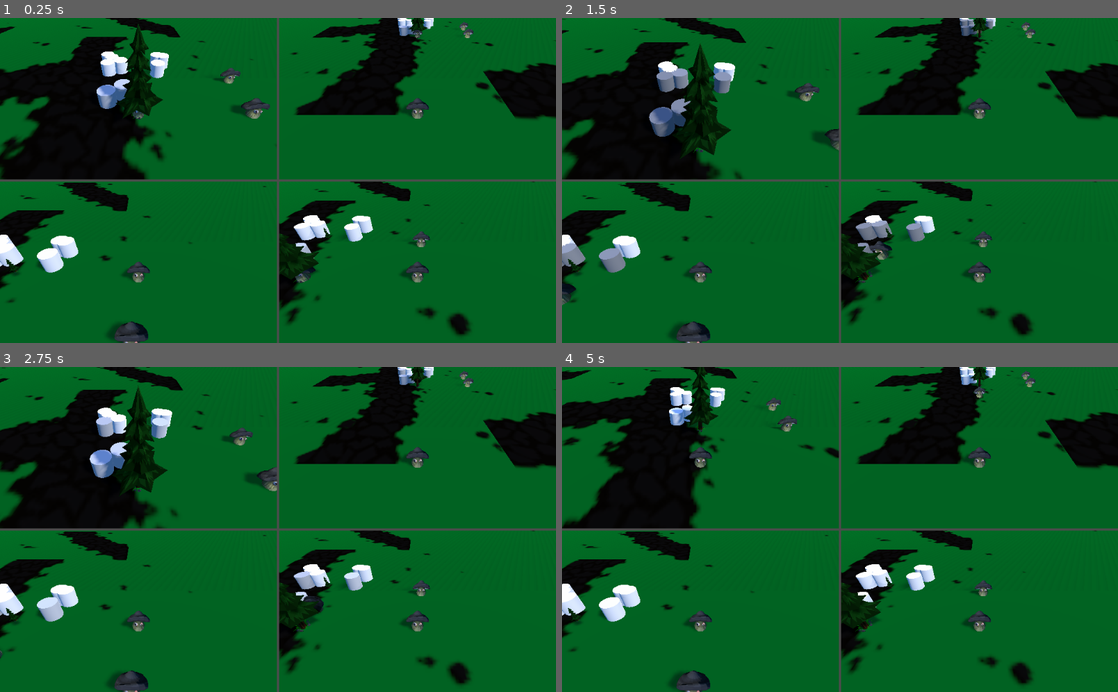
Above: before the commit, frames 1-4 (two rows, left to right).
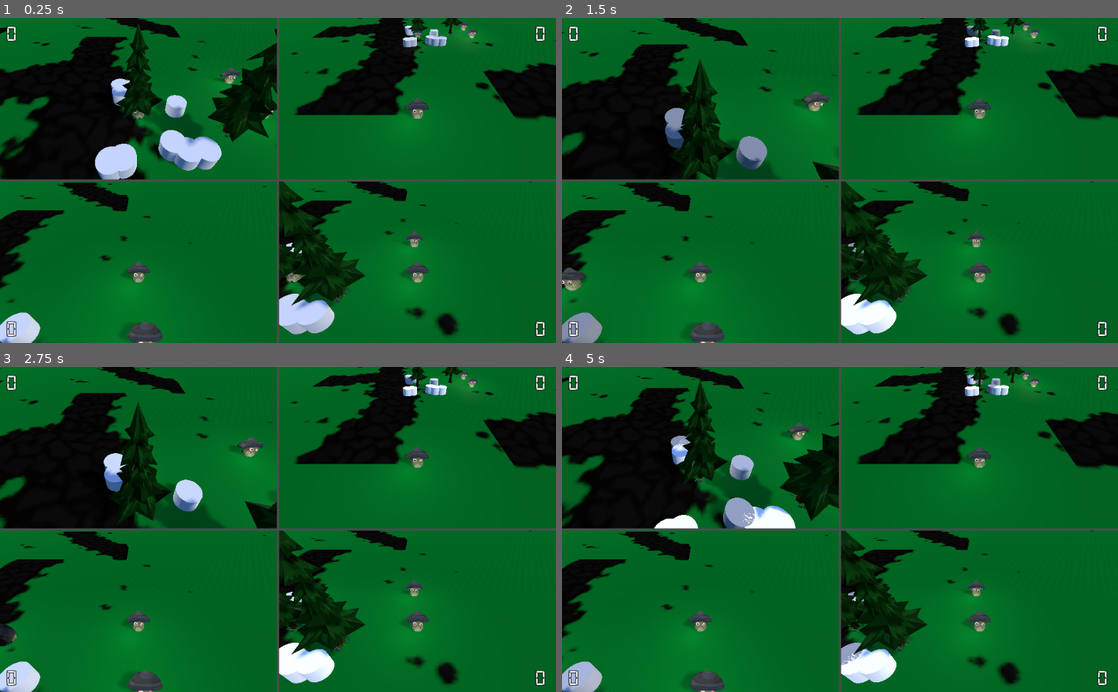
Above: after the commit, the same moments.

Repository: JohnMeadow1/ShroomDoom
Game: Godot game, scene res://viewports/viewports.tscn
Same seed, same stepped clock (60 frames per second), same inputs: the game is played once before the commit and once after it.
Inputs (mouse positions are in pixels of both pictures, inside the frame that each line leads up to):
- Up to frame 1 (0.25 s): no input
- Up to frame 2 (1.5 s): move the mouse to (962, 164) at 0.52 s; hold Up (move_up_p1) 0.53-1.28 s; move the mouse to (728, 196) at 1.27 s; hold Down (move_down_p1) from 1.28 s (still down)
- Up to frame 3 (2.75 s): move the mouse to (333, 458) at 2.02 s; release Down (move_down_p1) at 2.03 s; hold Up (move_up_p1) from 2.03 s (still down)
- Up to frame 4 (5 s): move the mouse to (812, 594) at 2.77 s; move the mouse to (1006, 578) at 3.52 s; release Up (move_up_p1) at 3.53 s; hold Down (move_down_p1) from 3.53 s (still down); move the mouse to (673, 480) at 4.27 s

The runs differ from the first frame. In frame 1, 14% of the frame differs, in the area x 0-99%, y 0-100%; in frame 2, 14%; in frame 3, 14%; in frame 4, 18%.

Commit message:
Gui

Diff:
--- /dev/null
+++ b/source/GUI/GUI.tscn
@@ -0,0 +1,192 @@
+[gd_scene load_steps=3 format=2]
+
+[ext_resource path="res://font/digital-7 (mono).ttf" type="DynamicFontData" id=1]
+
+[sub_resource type="DynamicFont" id=1]
+
+size = 40
+use_mipmaps = false
+use_filter = false
+font_data = ExtResource( 1 )
+_sections_unfolded = [ "Font", "Settings" ]
+
+[node name="GUI" type="CanvasLayer"]
+
+layer = 1
+offset = Vector2( 0, 0 )
+rotation = 0.0
+scale = Vector2( 1, 1 )
+transform = Transform2D( 1, 0, 0, 1, 0, 0 )
+
+[node name="MarginContainer" type="MarginContainer" parent="." index="0"]
+
+anchor_left = 0.0
+anchor_top = 0.0
+anchor_right = 1.0
+anchor_bottom = 1.0
+margin_left = 12.0
+margin_top = 12.0
+margin_right = -20.0
+margin_bottom = -20.0
+rect_pivot_offset = Vector2( 0, 0 )
+rect_clip_content = false
+mouse_filter = 0
+mouse_default_cursor_shape = 0
+size_flags_horizontal = 1
+size_flags_vertical = 1
+_sections_unfolded = [ "Margin" ]
+
+[node name="VBoxContainer" type="VBoxContainer" parent="MarginContainer" index="0"]
+
+anchor_left = 0.0
+anchor_top = 0.0
+anchor_right = 0.0
+anchor_bottom = 0.0
+margin_left = 8.0
+margin_right = 992.0
+margin_bottom = 568.0
+rect_pivot_offset = Vector2( 0, 0 )
+rect_clip_content = false
+mouse_filter = 1
+mouse_default_cursor_shape = 0
+size_flags_horizontal = 3
+size_flags_vertical = 3
+alignment = 1
+_sections_unfolded = [ "Anchor", "Grow Direction", "Margin", "Rect", "Size Flags" ]
+
+[node name="HBoxContainer" type="HBoxContainer" parent="MarginContainer/VBoxContainer" index="0"]
+
+anchor_left = 0.0
+anchor_top = 0.0
+anchor_right = 0.0
+anchor_bottom = 0.0
+margin_right = 984.0
+margin_bottom = 282.0
+rect_pivot_offset = Vector2( 0, 0 )
+rect_clip_content = false
+mouse_filter = 1
+mouse_default_cursor_shape = 0
+size_flags_horizontal = 3
+size_flags_vertical = 3
+alignment = 0
+_sections_unfolded = [ "Margin", "Rect", "Size Flags" ]
+
+[node name="Player_score1" type="Label" parent="MarginContainer/VBoxContainer/HBoxContainer" index="0"]
+
+anchor_left = 0.0
+anchor_top = 0.0
+anchor_right = 0.0
+anchor_bottom = 0.0
+margin_right = 490.0
+margin_bottom = 282.0
+rect_pivot_offset = Vector2( 0, 0 )
+rect_clip_content = false
+mouse_filter = 2
+mouse_default_cursor_shape = 0
+size_flags_horizontal = 3
+size_flags_vertical = 3
+custom_fonts/font = SubResource( 1 )
+custom_colors/font_color = Color( 1, 1, 1, 1 )
+custom_colors/font_color_shadow = Color( 0, 0, 0, 1 )
+custom_constants/shadow_as_outline = 1
+text = "0"
+percent_visible = 1.0
+lines_skipped = 0
+max_lines_visible = -1
+_sections_unfolded = [ "Anchor", "Margin", "Size Flags", "custom_colors", "custom_constants", "custom_fonts" ]
+
+[node name="Player_score2" type="Label" parent="MarginContainer/VBoxContainer/HBoxContainer" index="1"]
+
+anchor_left = 0.0
+anchor_top = 0.0
+anchor_right = 0.0
+anchor_bottom = 0.0
+margin_left = 494.0
+margin_right = 984.0
+margin_bottom = 282.0
+rect_pivot_offset = Vector2( 0, 0 )
+rect_clip_content = false
+mouse_filter = 2
+mouse_default_cursor_shape = 0
+size_flags_horizontal = 3
+size_flags_vertical = 3
+custom_fonts/font = SubResource( 1 )
+custom_colors/font_color = Color( 1, 1, 1, 1 )
+custom_colors/font_color_shadow = Color( 0, 0, 0, 1 )
+custom_constants/shadow_as_outline = 1
+text = "0"
+align = 2
+percent_visible = 1.0
+lines_skipped = 0
+max_lines_visible = -1
+_sections_unfolded = [ "Rect", "Size Flags", "custom_colors", "custom_constants", "custom_fonts" ]
+
+[node name="HBoxContainer2" type="HBoxContainer" parent="MarginContainer/VBoxContainer" index="1"]
+
+anchor_left = 0.0
+anchor_top = 0.0
+anchor_right = 0.0
+anchor_bottom = 0.0
+margin_top = 286.0
+margin_right = 984.0
+margin_bottom = 568.0
+rect_pivot_offset = Vector2( 0, 0 )
+rect_clip_content = false
+mouse_filter = 1
+mouse_default_cursor_shape = 0
+size_flags_horizontal = 3
+size_flags_vertical = 3
+alignment = 0
+_sections_unfolded = [ "Size Flags" ]
+
+[node name="Player_score3" type="Label" parent="MarginContainer/VBoxContainer/HBoxContainer2" index="0"]
+
+anchor_left = 0.0
+anchor_top = 0.0
+anchor_right = 0.0
+anchor_bottom = 0.0
+margin_right = 490.0
+margin_bottom = 282.0
+rect_pivot_offset = Vector2( 0, 0 )
+rect_clip_content = false
+mouse_filter = 2
+mouse_default_cursor_shape = 0
+size_flags_horizontal = 3
+size_flags_vertical = 3
+custom_fonts/font = SubResource( 1 )
+custom_colors/font_color = Color( 1, 1, 1, 1 )
+custom_colors/font_color_shadow = Color( 0, 0, 0, 1 )
+custom_constants/shadow_as_outline = 1
+text = "0"
+valign = 2
+percent_visible = 1.0
+lines_skipped = 0
+max_lines_visible = -1
+_sections_unfolded = [ "Size Flags", "custom_colors", "custom_constants", "custom_fonts" ]
+
+[node name="Player_score4" type="Label" parent="MarginContainer/VBoxContainer/HBoxContainer2" index="1"]
+
+anchor_left = 0.0
+anchor_top = 0.0
+anchor_right = 0.0
+anchor_bottom = 0.0
+margin_left = 494.0
+margin_right = 984.0
+margin_bottom = 282.0
+rect_pivot_offset = Vector2( 0, 0 )
+rect_clip_content = false
+mouse_filter = 2
+mouse_default_cursor_shape = 0
+size_flags_horizontal = 3
+size_flags_vertical = 3
+custom_fonts/font = SubResource( 1 )
+custom_colors/font_color = Color( 1, 1, 1, 1 )
+custom_colors/font_color_shadow = Color( 0, 0, 0, 1 )
+custom_constants/shadow_as_outline = 1
+text = "0"
+align = 2
+valign = 2
+percent_visible = 1.0
+lines_skipped = 0
+max_lines_visible = -1
+_sections_unfolded = [ "Rect", "Size Flags", "custom_colors", "custom_constants", "custom_fonts" ]
--- /dev/null
+++ b/source/globals.gd
@@ -0,0 +1,12 @@
+extends Node
+
+var player_score = [0,0,0,0]
+var player_score_label = [null,null,null,null]
+
+func _ready():
+	pass
+
+func add_score(player_id, value):
+	player_id-=1 # because array is from 0-3, and players are from 1-4
+	player_score[player_id] += value
+	player_score_label[player_id].text = "shrooms: "+str(player_score[player_id])
--- a/source/main.gd
+++ b/source/main.gd
@@ -1,13 +1,10 @@
 extends Node
 
-# class member variables go here, for example:
-# var a = 2
-# var b = "textvar"
-
 func _ready():
-	# Called when the node is added to the scene for the first time.
-	# Initialization here
-	pass
+	globals.player_score_label[0] = $GUI/MarginContainer/VBoxContainer/HBoxContainer/Player_score1
+	globals.player_score_label[1] = $GUI/MarginContainer/VBoxContainer/HBoxContainer/Player_score2
+	globals.player_score_label[2] = $GUI/MarginContainer/VBoxContainer/HBoxContainer2/Player_score3
+	globals.player_score_label[3] = $GUI/MarginContainer/VBoxContainer/HBoxContainer2/Player_score4
 
 func _physics_process(delta):
 	if Input.is_action_pressed("ui_cancel"):
--- a/source/player/eye/eye.tscn
+++ b/source/player/eye/eye.tscn
@@ -12,7 +12,7 @@
 
 [node name="outer eye" type="MeshInstance" parent="." index="0"]
 
-transform = Transform( 0.0254, 0, 0, 0, 0.0254, 0, 0, 0, 0.0254, 0, 0, 0 )
+transform = Transform( -0.0254, 0, -2.22054e-009, 0, 0.0254, 0, 2.22054e-009, 0, -0.0254, 0, 0, 0 )
 layers = 1
 material_override = null
 cast_shadow = 1
@@ -29,7 +29,7 @@
 
 [node name="inner eye" type="MeshInstance" parent="." index="1"]
 
-transform = Transform( 0.0254, 0, 0, 0, 0.0254, 0, 0, 0, 0.0254, 0, 0, 0 )
+transform = Transform( -0.0254, 0, -2.22054e-009, 0, 0.0254, 0, 2.22054e-009, 0, -0.0254, 0, 0, 0 )
 layers = 1
 material_override = null
 cast_shadow = 1
--- a/source/player/player.gd
+++ b/source/player/player.gd
@@ -2,6 +2,7 @@
 
 
 const MOVE_SPEED  = 50
+
 
 export(int) var PLAYER_NUM
 
@@ -13,6 +14,7 @@
 var move       = Vector3()
 var walk_cycle = 0
 
+
 func _ready():
 
 	self.state = STATE_IDLE
@@ -23,6 +25,7 @@
 	if Input.is_action_pressed("action_p" + str(PLAYER_NUM)):
 		for node in get_tree().get_nodes_in_group( "pickables"+str(PLAYER_NUM) ):
 			node.queue_free()
+			globals.add_score(PLAYER_NUM,1)
 	else:
 		var offset = MOVE_SPEED * delta
 		var player_moved = false
--- a/source/player/player.tscn
+++ b/source/player/player.tscn
@@ -95,7 +95,7 @@
 
 [node name="MeshInstance" type="MeshInstance" parent="Spatial" index="0"]
 
-transform = Transform( 0.05, 0, 0, 0, -2.18557e-009, 0.05, 0, -0.05, -2.18557e-009, 0, 6.43645e-008, 1.47249 )
+transform = Transform( 0.05, 1.0133e-023, 0, 0, -2.18557e-009, 0.05, 0, -0.05, -2.18557e-009, -4.23516e-022, 6.43645e-008, 1.47249 )
 layers = 1
 material_override = SubResource( 2 )
 cast_shadow = 1
@@ -112,11 +112,11 @@
 
 [node name="eye_node" parent="Spatial" index="1" instance=ExtResource( 4 )]
 
-transform = Transform( -0.44794, 0.0523009, -0.215904, -0.206571, -0.27683, 0.361516, -0.0817224, 0.413074, 0.269614, 0.193395, -0.308041, 0.199018 )
+transform = Transform( -0.493131, -0.0751792, -0.0342166, 0.0152408, -0.286383, 0.409576, -0.0811813, 0.402906, 0.28474, 0.252848, -0.308041, 0.140131 )
 
 [node name="eye_node2" parent="Spatial" index="2" instance=ExtResource( 4 )]
 
-transform = Transform( -0.359935, -0.0202179, 0.173314, 0.174083, -0.0687146, 0.353516, 0.0119047, 0.393535, 0.0706309, -0.25454, -0.308041, 0.199018 )
+transform = Transform( -0.37005, -0.0675831, 0.135997, 0.151215, -0.130897, 0.34641, -0.0140246, 0.371885, 0.146645, -0.307248, -0.37249, 0.164956 )
 
 [node name="Camera" type="Camera" parent="." index="2"]
 
@@ -134,3 +134,26 @@
 near = 0.05
 far = 100.0
 _sections_unfolded = [ "Transform" ]
+
+[node name="OmniLight" type="OmniLight" parent="." index="3"]
+
+transform = Transform( 1, 0, 0, 0, 1, 0, 0, 0, 1, -0.845496, 1.251, -0.405339 )
+layers = 1
+light_color = Color( 1, 1, 1, 1 )
+light_energy = 1.0
+light_indirect_energy = 1.0
+light_negative = false
+light_specular = 0.5
+light_bake_mode = 1
+light_cull_mask = -1
+shadow_enabled = false
+shadow_color = Color( 0, 0, 0, 1 )
+shadow_bias = 0.15
+shadow_contact = 0.0
+shadow_reverse_cull_face = false
+editor_only = false
+omni_range = 10.0
+omni_attenuation = 1.0
+omni_shadow_mode = 1
+omni_shadow_detail = 1
+_sections_unfolded = [ "Omni", "Shadow" ]
--- a/source/project.godot
+++ b/source/project.godot
@@ -14,9 +14,9 @@
 run/main_scene="res://viewports/viewports.tscn"
 config/icon="res://icon.png"
 
-[debug]
+[autoload]
 
-settings/stdout/print_fps=true
+globals="*res://globals.gd"
 
 [input]
 
--- a/source/viewports/viewports.gd
+++ b/source/viewports/viewports.gd
@@ -1,26 +1,7 @@
 extends Node
-
-#onready var mainScene = $ViewportsContainer/Player1/Viewport1/main
-
-onready var viewport1 = $ViewportsContainer/Player1/Viewport1
-onready var viewport2 = $ViewportsContainer/Player2/Viewport2
-onready var viewport3 = $ViewportsContainer/Player3/Viewport3
-onready var viewport4 = $ViewportsContainer/Player4/Viewport4
-
-#onready var camera1 = $ViewportsContainer/Player1/Viewport1/Camera2D
-#onready var camera2 = $ViewportsContainer/Player2/Viewport2/Camera2D
-#onready var camera3 = $ViewportsContainer/Player3/Viewport3/Camera2D
-#onready var camera4 = $ViewportsContainer/Player4/Viewport4/Camera2D
 
 func _ready():
 
-	viewport2.world = viewport1.world
-	viewport3.world = viewport1.world
-	viewport4.world = viewport1.world
-
-	pass
-
-#func _process(delta):
-#	# Called every frame. Delta is time since last frame.
-#	# Update game logic here.
-#	pass
+	$Player2/Viewport2.world = $Player1/Viewport1.world
+	$Player3/Viewport3.world = $Player1/Viewport1.world
+	$Player4/Viewport4.world = $Player1/Viewport1.world
--- a/source/viewports/viewports.tscn
+++ b/source/viewports/viewports.tscn
@@ -1,10 +1,12 @@
-[gd_scene load_steps=4 format=2]
-
-[ext_resource path="res://viewports/viewports.gd" type="Script" id=1]
-[ext_resource path="res://main.tscn" type="PackedScene" id=2]
-[ext_resource path="res://player/player.tscn" type="PackedScene" id=3]
-
-[node name="splitscreen" type="Node"]
+[gd_scene load_steps=6 format=2]
+
+[ext_resource path="res://main.gd" type="Script" id=1]
+[ext_resource path="res://viewports/viewports.gd" type="Script" id=2]
+[ext_resource path="res://world.tscn" type="PackedScene" id=3]
+[ext_resource path="res://player/player.tscn" type="PackedScene" id=4]
+[ext_resource path="res://GUI/GUI.tscn" type="PackedScene" id=5]
+
+[node name="viewports" type="Node" index="0"]
 
 script = ExtResource( 1 )
 
@@ -21,6 +23,7 @@
 size_flags_horizontal = 1
 size_flags_vertical = 1
 columns = 2
+script = ExtResource( 2 )
 
 [node name="Player1" type="ViewportContainer" parent="ViewportsContainer" index="0"]
 
@@ -60,16 +63,16 @@
 physics_object_picking = false
 gui_disable_input = false
 gui_snap_controls_to_pixels = true
-shadow_atlas_size = 2048
+shadow_atlas_size = 128
 shadow_atlas_quad_0 = 2
 shadow_atlas_quad_1 = 2
 shadow_atlas_quad_2 = 3
 shadow_atlas_quad_3 = 4
 _sections_unfolded = [ "Audio Listener", "Render Target", "Rendering", "Shadow Atlas" ]
 
-[node name="main" parent="ViewportsContainer/Player1/Viewport1" index="0" instance=ExtResource( 2 )]
-
-[node name="player" parent="ViewportsContainer/Player1/Viewport1" index="1" instance=ExtResource( 3 )]
+[node name="world" parent="ViewportsContainer/Player1/Viewport1" index="0" instance=ExtResource( 3 )]
+
+[node name="player" parent="ViewportsContainer/Player1/Viewport1" index="1" instance=ExtResource( 4 )]
 
 [node name="Player2" type="ViewportContainer" parent="ViewportsContainer" index="1"]
 
@@ -110,14 +113,14 @@
 physics_object_picking = false
 gui_disable_input = false
 gui_snap_controls_to_pixels = true
-shadow_atlas_size = 2048
+shadow_atlas_size = 128
 shadow_atlas_quad_0 = 2
 shadow_atlas_quad_1 = 2
 shadow_atlas_quad_2 = 3
 shadow_atlas_quad_3 = 4
 _sections_unfolded = [ "Rendering", "Shadow Atlas" ]
 
-[node name="player2" parent="ViewportsContainer/Player2/Viewport2" index="0" instance=ExtResource( 3 )]
+[node name="player2" parent="ViewportsContainer/Player2/Viewport2" index="0" instance=ExtResource( 4 )]
 
 transform = Transform( 1, 0, 0, 0, -4.37114e-008, -1, 0, 1, -4.37114e-008, 0, 1, 24.8887 )
 PLAYER_NUM = 2
@@ -161,14 +164,14 @@
 physics_object_picking = false
 gui_disable_input = false
 gui_snap_controls_to_pixels = true
-shadow_atlas_size = 2048
+shadow_atlas_size = 128
 shadow_atlas_quad_0 = 2
 shadow_atlas_quad_1 = 2
 shadow_atlas_quad_2 = 3
 shadow_atlas_quad_3 = 4
 _sections_unfolded = [ "Shadow Atlas" ]
 
-[node name="player3" parent="ViewportsContainer/Player3/Viewport3" index="0" instance=ExtResource( 3 )]
+[node name="player3" parent="ViewportsContainer/Player3/Viewport3" index="0" instance=ExtResource( 4 )]
 
 transform = Transform( 1, 0, 0, 0, -4.37114e-008, -1, 0, 1, -4.37114e-008, 12.4162, 1, -6.22092 )
 PLAYER_NUM = 3
@@ -195,32 +198,34 @@
 
 [node name="Viewport4" type="Viewport" parent="ViewportsContainer/Player4" index="0"]
 
-editor/display_folded = true
-arvr = false
-size = Vector2( 510, 298 )
-own_world = false
-world = null
-transparent_bg = false
-msaa = 0
-hdr = true
-disable_3d = false
-usage = 2
-debug_draw = 0
-render_target_v_flip = false
-render_target_clear_mode = 0
-render_target_update_mode = 3
-audio_listener_enable_2d = false
-audio_listener_enable_3d = false
-physics_object_picking = false
-gui_disable_input = false
-gui_snap_controls_to_pixels = true
-shadow_atlas_size = 2048
-shadow_atlas_quad_0 = 2
-shadow_atlas_quad_1 = 2
-shadow_atlas_quad_2 = 3
-shadow_atlas_quad_3 = 4
-
-[node name="player4" parent="ViewportsContainer/Player4/Viewport4" index="0" instance=ExtResource( 3 )]
+arvr = false
+size = Vector2( 510, 298 )
+own_world = false
+world = null
+transparent_bg = false
+msaa = 0
+hdr = true
+disable_3d = false
+usage = 2
+debug_draw = 0
+render_target_v_flip = false
+render_target_clear_mode = 0
+render_target_update_mode = 3
+audio_listener_enable_2d = false
+audio_listener_enable_3d = false
+physics_object_picking = false
+gui_disable_input = false
+gui_snap_controls_to_pixels = true
+shadow_atlas_size = 128
+shadow_atlas_quad_0 = 2
+shadow_atlas_quad_1 = 2
+shadow_atlas_quad_2 = 3
+shadow_atlas_quad_3 = 4
+_sections_unfolded = [ "Shadow Atlas" ]
+
+[node name="player4" parent="ViewportsContainer/Player4/Viewport4" index="0" instance=ExtResource( 4 )]
 
 transform = Transform( 1, 0, 0, 0, -4.37114e-008, -1, 0, 1, -4.37114e-008, 11.9195, 1, 0 )
 PLAYER_NUM = 4
+
+[node name="GUI" parent="." index="1" instance=ExtResource( 5 )]
--- a/source/main.tscn
+++ b/source/world.tscn
@@ -1,25 +1,33 @@
 [gd_scene load_steps=5 format=2]
 
-[ext_resource path="res://main.gd" type="Script" id=1]
-[ext_resource path="res://enemies/goat.tscn" type="PackedScene" id=2]
-[ext_resource path="res://map/Map.tscn" type="PackedScene" id=3]
-[ext_resource path="res://objects/tree.tscn" type="PackedScene" id=4]
+[ext_resource path="res://enemies/goat.tscn" type="PackedScene" id=1]
+[ext_resource path="res://map/Map.tscn" type="PackedScene" id=2]
+[ext_resource path="res://objects/tree.tscn" type="PackedScene" id=3]
+[ext_resource path="res://objects/tree.gd" type="Script" id=4]
 
-[node name="main" type="Node"]
+[node name="world" type="Node"]
 
-script = ExtResource( 1 )
-
-[node name="Goat" parent="." index="0" instance=ExtResource( 2 )]
+[node name="Goat" parent="." index="0" instance=ExtResource( 1 )]
 
 transform = Transform( 1, 0, 0, 0, 1, 0, 0, 0, 1, -54.8027, 1, -18.5658 )
 
 [node name="map" type="Node" parent="." index="1"]
 
-[node name="Map" parent="map" index="0" instance=ExtResource( 3 )]
+[node name="Map" parent="map" index="0" instance=ExtResource( 2 )]
 
-[node name="tree" parent="map" index="1" instance=ExtResource( 4 )]
+[node name="Tree" type="StaticBody" parent="map/Map" index="6" instance=ExtResource( 3 )]
 
-transform = Transform( 1, 0, 0, 0, 1, 0, 0, 0, 1, 0, 0.870786, -6.3119 )
+transform = Transform( 1, 0, 0, 0, 1, 0, 0, 0, 1, 1.37334, 0.380637, 0.685565 )
+input_ray_pickable = true
+input_capture_on_drag = false
+collision_layer = 1
+collision_mask = 1
+friction = 1.0
+bounce = 0.0
+constant_linear_velocity = Vector3( 0, 0, 0 )
+constant_angular_velocity = Vector3( 0, 0, 0 )
+script = ExtResource( 4 )
+_sections_unfolded = [ "Transform" ]
 
 [node name="DirectionalLight" type="DirectionalLight" parent="." index="2"]
 
Binary file added: source/font/digital-7 (mono).ttf
Not shown, added: assets/Hero-Royale.png
